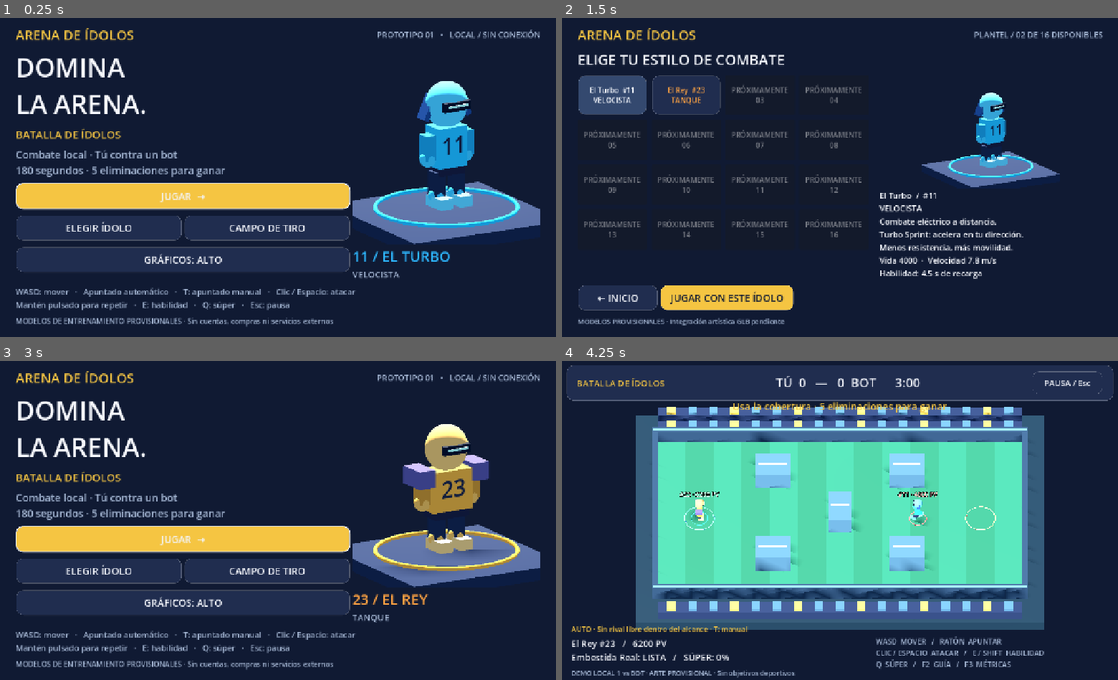
Above: before the commit, frames 1-4 (two rows, left to right).
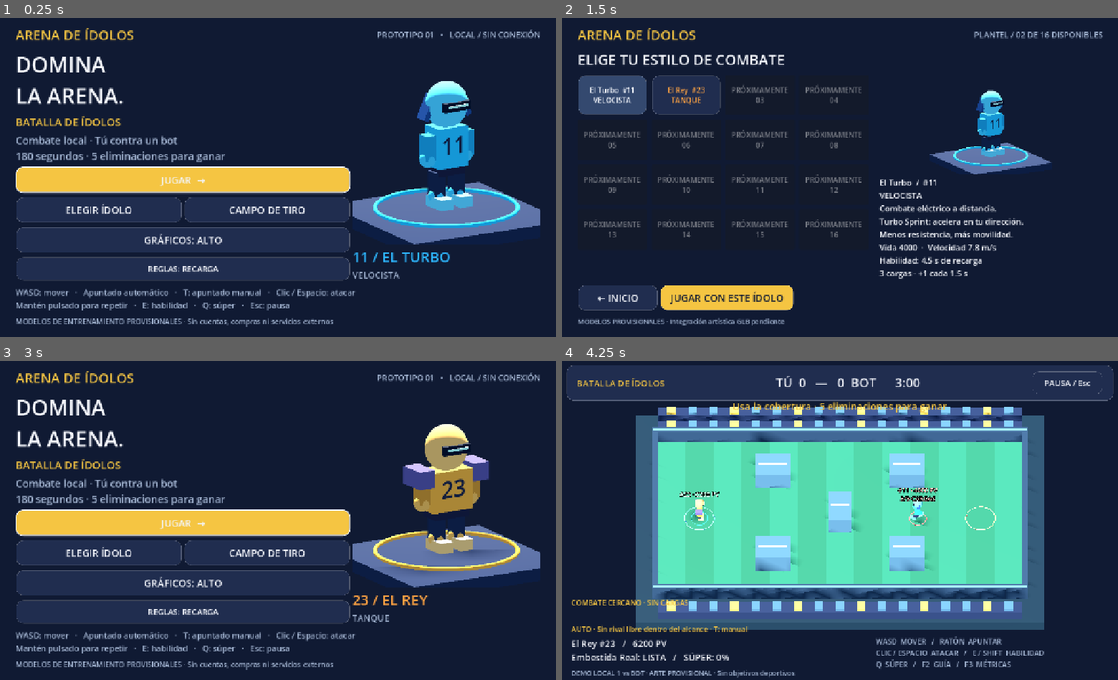
Above: after the commit, the same moments.

Repository: openweb-cl/arena-idol
Game: Godot game, scene res://scenes/menu/main.tscn
Two runs of this game, one before a commit and one after it. Both use one fixed random seed, a clock stepped at 60 frames per second and the inputs below.
Inputs:
- Up to frame 1 (0.25 s): no input
- Up to frame 2 (1.5 s): click "ELEGIR ÍDOLO" at 0.5 s; click "El Turbo #11 VELOCISTA" at 1.25 s
- Up to frame 3 (3 s): click "El Rey #23 TANQUE" at 2 s; click "← INICIO" at 2.75 s
- Up to frame 4 (4.25 s): click "JUGAR →" at 3.5 s

The runs differ from the first frame. In frame 1, 19% of the frame differs, in the area x 2-98%, y 12-97%; in frame 2, 4.3%; in frame 3, 19%; in frame 4, 0.5%.

Commit message:
feat: give Turbo three recharging attacks with shared bot rules and HUD

Diff:
--- /dev/null
+++ b/game/data/ammo/turbo.tres
@@ -0,0 +1,7 @@
+[gd_resource type="Resource" script_class="AmmoDefinition" load_steps=2 format=3]
+[ext_resource type="Script" path="res://scripts/core/ammo_definition.gd" id="1"]
+[resource]
+script = ExtResource("1")
+enabled = true
+capacity = 3
+seconds_per_charge = 1.5
--- a/game/data/characters/turbo.tres
+++ b/game/data/characters/turbo.tres
@@ -1,6 +1,7 @@
-[gd_resource type="Resource" script_class="CharacterDefinition" load_steps=3 format=3]
+[gd_resource type="Resource" script_class="CharacterDefinition" load_steps=4 format=3]
 [ext_resource type="Script" path="res://scripts/core/character_definition.gd" id="1"]
 [ext_resource type="Resource" path="res://data/abilities/turbo.tres" id="2"]
+[ext_resource type="Resource" path="res://data/ammo/turbo.tres" id="3"]
 [resource]
 script = ExtResource("1")
 id = "turbo"
@@ -18,3 +19,4 @@
 projectile_speed = 19.0
 attack_interval = 0.42
 super_damage = 2300
+ammo = ExtResource("3")
--- a/game/scripts/actors/player.gd
+++ b/game/scripts/actors/player.gd
@@ -3,9 +3,12 @@
 signal action_requested(actor: ArenaPlayer, kind: String)
 signal ability_started(actor: ArenaPlayer)
 signal eliminated(actor: ArenaPlayer)
+signal attack_accepted(actor: ArenaPlayer, kind: String)
 @export var definition: CharacterDefinition = preload("res://data/characters/turbo.tres")
 var team := 0
 var health := 0
+var unlimited_ammo := false
+var ammo: AmmoState
 var facing := Vector3.RIGHT
 var command := PlayerCommand.new()
 var cooldown := 0.0
@@ -27,6 +30,7 @@
 
 func _ready() -> void:
 	health = definition.max_health
+	ammo = AmmoState.new(definition.ammo, unlimited_ammo)
 	collision_layer = 2
 	collision_mask = 1 | 2
 	motion_mode = CharacterBody3D.MOTION_MODE_FLOATING
@@ -62,6 +66,7 @@
 			reset_at_spawn()
 		command.clear_actions()
 		return
+	ammo.tick(delta)
 	if command.aim.length() > 0.1:
 		facing = Vector3(command.aim.x, 0, command.aim.y).normalized()
 	if command.ability:
@@ -89,16 +94,21 @@
 	visual.rotation.y = lerp_angle(visual.rotation.y, atan2(-facing.x, -facing.z), minf(1, definition.turn_speed * delta))
 	visual.speed_ratio = minf(1, velocity.length() / definition.speed)
 	health_label.text = "#%d · %d PV" % [definition.number, health]
+	if ammo.limited():
+		health_label.text += "\n" + ("RECARGANDO" if ammo.charges == 0 else "%d/%d CARGAS" % [ammo.charges, ammo.capacity()])
 
 func act(kind: String = "shot") -> bool:
 	if not active or knocked_out or attack_cooldown > 0:
 		return false
 	if kind == "super" and super_charge < 100:
 		return false
+	if kind == "shot" and not ammo.consume():
+		return false
 	attack_cooldown = definition.attack_interval
 	if kind == "super":
 		super_charge = 0
 	visual.trigger("kick")
+	attack_accepted.emit(self, kind)
 	action_requested.emit(self, kind)
 	return true
 
@@ -130,6 +140,7 @@
 	return true
 
 func reset_at_spawn() -> void:
+	ammo.reset()
 	position = spawn_point
 	velocity = Vector3.ZERO
 	command.move = Vector2.ZERO
--- /dev/null
+++ b/game/scripts/combat/ammo_state.gd
@@ -0,0 +1,54 @@
+class_name AmmoState
+extends RefCounted
+## Estado por actor. Recuperación continua de una carga; disparar no reinicia el ciclo.
+var definition: AmmoDefinition
+var unlimited := false
+var charges := 0
+var remaining := 0.0
+var empty_seconds := 0.0
+var empty_periods := 0
+
+func _init(settings: AmmoDefinition = null, unlimited_override: bool = false) -> void:
+	definition = settings
+	unlimited = unlimited_override
+	reset()
+
+func limited() -> bool:
+	return definition != null and definition.enabled and not unlimited
+
+func capacity() -> int:
+	return maxi(1, definition.capacity) if definition != null else 0
+
+func interval() -> float:
+	return maxf(0.1, definition.seconds_per_charge) if definition != null else 1.5
+
+func reset() -> void:
+	charges = capacity()
+	remaining = 0
+
+func consume() -> bool:
+	if not limited():
+		return true
+	if charges <= 0:
+		return false
+	charges -= 1
+	if charges == 0:
+		empty_periods += 1
+	if remaining <= 0:
+		remaining = interval()
+	return true
+
+func tick(delta: float) -> void:
+	if not limited() or charges >= capacity() or delta <= 0:
+		return
+	if charges == 0:
+		empty_seconds += minf(delta, remaining)
+	remaining -= delta
+	while remaining <= 0.000001 and charges < capacity():
+		charges += 1
+		remaining += interval()
+	if charges == capacity():
+		remaining = 0
+
+func progress() -> float:
+	return 1.0 if not limited() or charges == capacity() else clampf(1.0 - remaining / interval(), 0, 1)
--- /dev/null
+++ b/game/scripts/core/ammo_definition.gd
@@ -0,0 +1,5 @@
+class_name AmmoDefinition
+extends Resource
+@export var enabled := true
+@export_range(1, 12, 1) var capacity: int = 3
+@export_range(0.1, 10, 0.1) var seconds_per_charge: float = 1.5
--- a/game/scripts/core/character_definition.gd
+++ b/game/scripts/core/character_definition.gd
@@ -24,6 +24,7 @@
 @export_range(1, 8, 0.1) var super_radius: float = 4.0
 @export_range(5, 50, 1) var charge_per_hit: float = 25.0
 @export var ability: AbilityDefinition
+@export var ammo: AmmoDefinition
 @export_group("Arte / integración Claude Code")
 @export var model_scene: PackedScene
 @export var model_scale: Vector3 = Vector3.ONE
--- /dev/null
+++ b/game/scripts/core/match_report.gd
@@ -0,0 +1,16 @@
+class_name MatchReport
+extends RefCounted
+## Evidencia de pruebas local, sin cuentas, identificadores personales ni red.
+static func save(data: Dictionary) -> String:
+	var directory := "user://playtests"
+	var result := DirAccess.make_dir_recursive_absolute(ProjectSettings.globalize_path(directory))
+	if result != OK:
+		push_warning("No se pudo crear el directorio de pruebas locales")
+		return ""
+	var path := directory.path_join("match-%d-%d.json" % [Time.get_unix_time_from_system(), Time.get_ticks_usec()])
+	var file := FileAccess.open(path, FileAccess.WRITE)
+	if file == null:
+		push_warning("No se pudo guardar el informe de partida")
+		return ""
+	file.store_string(JSON.stringify(data, "\t"))
+	return path
--- a/game/scripts/core/session.gd
+++ b/game/scripts/core/session.gd
@@ -1,3 +1,5 @@
 class_name GameSession
 extends RefCounted
 static var selected: CharacterDefinition = preload("res://data/characters/turbo.tres")
+
+static var reload_enabled := true
--- a/game/scripts/modes/arena.gd
+++ b/game/scripts/modes/arena.gd
@@ -3,6 +3,7 @@
 const PLAYER_SCENE := preload("res://scenes/actors/player.tscn")
 enum Phase { PLAYING, PAUSED, FINISHED }
 @export var training_mode := false
+@export var laboratory_unlimited_ammo := false
 @export var auto_target_enabled := true
 @export var config: MatchConfig = preload("res://data/match.tres")
 var phase := Phase.PLAYING
@@ -30,6 +31,11 @@
 var mouse_aim := false
 var aim_position := Vector2.ZERO
 var impacts := 0
+var basic_attacks: Array[int] = [0, 0]
+var super_attacks: Array[int] = [0, 0]
+var damage_events: Array[int] = [0, 0]
+var close_seconds: Array[float] = [0, 0]
+var report_path := ""
 var last_message_at := 0.0
 
 func _ready() -> void:
@@ -75,6 +81,7 @@
 	var actor: ArenaPlayer = PLAYER_SCENE.instantiate()
 	actor.definition = def
 	actor.team = team
+	actor.unlimited_ammo = laboratory_unlimited_ammo or not GameSession.reload_enabled
 	actor.respawn_duration = config.respawn_seconds
 	actor.spawn_point = point
 	actor.position = point
@@ -83,6 +90,7 @@
 	actor.action_requested.connect(on_action)
 	actor.ability_started.connect(on_ability)
 	actor.eliminated.connect(on_eliminated)
+	actor.attack_accepted.connect(on_attack_accepted)
 	actors.append(actor)
 	return actor
 
@@ -118,6 +126,11 @@
 			bot.position = bot.spawn_point
 		else:
 			brain.update(bot, human, projectiles, delta)
+		if not human.knocked_out and not bot.knocked_out:
+			for actor: ArenaPlayer in [human, bot]:
+				var rival := bot if actor == human else human
+				if actor.definition.attack_type == "Melee" and actor.position.distance_to(rival.position) <= actor.definition.attack_range and brain.line_clear(actor, rival):
+					close_seconds[actor.team] += delta
 		for actor: ArenaPlayer in [human, bot]:
 			actor.position.x = clampf(actor.position.x, -12.5, 12.5)
 			actor.position.z = clampf(actor.position.z, -6.5, 6.5)
@@ -146,7 +159,7 @@
 	if training_mode:
 		hud.scoreboard.text = "CAMPO DE TIRO · REY INMÓVIL"
 		hud.diagnostics.visible = true
-		hud.diagnostics.text = "1 Corta · 2 Media · 3 Larga · 4 Cobertura · 5 Fuera de alcance
+		hud.diagnostics.text = "1 Corta · 2 Media · 3 Larga · 4 Cobertura · 5 Fuera de alcance · L: munición libre
 %s | Rey: %d PV | F2: guía %s
 Impactos %d · Cobertura %d · Alcance %d
 %s" % [TRAINING_CASES[training_case], bot.health, "ON" if show_aim_guide else "OFF", shot_counts.get("impacto", 0), shot_counts.get("cobertura", 0), shot_counts.get("alcance", 0), shot_summary()]
@@ -191,6 +204,12 @@
 		KEY_ESCAPE: toggle_pause()
 		KEY_F3: hud.show_metrics = not hud.show_metrics
 		KEY_F2: show_aim_guide = not show_aim_guide
+		KEY_L:
+			if training_mode and phase == Phase.PLAYING:
+				laboratory_unlimited_ammo = not laboratory_unlimited_ammo
+				for actor in actors:
+					actor.ammo.unlimited = laboratory_unlimited_ammo or not GameSession.reload_enabled
+					actor.ammo.reset()
 		KEY_T:
 			auto_target_enabled = not auto_target_enabled
 			auto_target = null
@@ -245,6 +264,7 @@
 		return
 	if target.take_damage(damage, push):
 		impacts += 1
+		damage_events[source.team] += 1
 		source.super_charge = minf(100, source.super_charge + source.definition.charge_per_hit)
 		spawn_effect(target, "hit", Color("ffbb85"))
 
@@ -302,6 +322,7 @@
 	human.visual.celebration = rules.scores[0] > rules.scores[1]
 	bot.visual.celebration = rules.scores[1] > rules.scores[0]
 	hud.update_state(rules, human)
+	call_deferred("save_report")
 	hud.show_overlay(rules.result(), "Eliminaciones: %d — %d\nBatalla de entrenamiento local" % rules.scores, false)
 
 func on_projectile_resolved(projectile: CombatProjectile, reason: String, at: Vector3) -> void:
@@ -346,3 +367,19 @@
 	mouse_aim = false
 	hud.message.text = "Prueba %s · 1–5 cambian ejercicio · F2 alterna guía" % TRAINING_CASES[training_case]
 	last_message_at = elapsed
+
+func on_attack_accepted(actor: ArenaPlayer, kind: String) -> void:
+	if kind == "shot":
+		basic_attacks[actor.team] += 1
+	else:
+		super_attacks[actor.team] += 1
+
+func report_data() -> Dictionary:
+	var participants: Array[Dictionary] = []
+	for actor: ArenaPlayer in [human, bot]:
+		participants.append({"character": actor.definition.id, "team": actor.team, "controller": "human" if actor == human else "bot", "limited_ammo": actor.ammo.limited(), "capacity": actor.ammo.capacity(), "seconds_per_charge": actor.ammo.interval(), "basic_attacks": basic_attacks[actor.team], "super_attacks": super_attacks[actor.team], "damage_events": damage_events[actor.team], "empty_seconds": actor.ammo.empty_seconds, "empty_periods": actor.ammo.empty_periods, "melee_opportunity_seconds": close_seconds[actor.team]})
+	return {"schema": 1, "configuration": "reload-p1-v1" if GameSession.reload_enabled else "reference-pr3", "map": "prisma-a", "engine": Engine.get_version_info().string, "aim_mode": "auto" if auto_target_enabled else "manual", "scores": rules.scores.duplicate(), "elapsed_seconds": elapsed, "participants": participants}
+
+func save_report() -> void:
+	if not training_mode and report_path.is_empty():
+		report_path = MatchReport.save(report_data())
--- a/game/scripts/ui/hud.gd
+++ b/game/scripts/ui/hud.gd
@@ -13,6 +13,9 @@
 var metrics: Label
 var diagnostics: Label
 var assist_status: Label
+var ammo_title: Label
+var ammo_cells: HBoxContainer
+var ammo_progress: ProgressBar
 var show_metrics := false
 
 func _ready() -> void:
@@ -54,6 +57,20 @@
 	metrics = ArenaStyle.label("", 17, ArenaStyle.GOLD)
 	metrics.position = Vector2(40, 120)
 	root.add_child(metrics)
+	var ammo_panel := VBoxContainer.new()
+	ammo_panel.position = Vector2(40, 536)
+	ammo_panel.size.x = 300
+	ammo_panel.mouse_filter = Control.MOUSE_FILTER_IGNORE
+	root.add_child(ammo_panel)
+	ammo_title = ArenaStyle.label("", 16, ArenaStyle.GOLD)
+	ammo_panel.add_child(ammo_title)
+	ammo_cells = HBoxContainer.new()
+	ammo_panel.add_child(ammo_cells)
+	ammo_progress = ProgressBar.new()
+	ammo_progress.custom_minimum_size = Vector2(270, 6)
+	ammo_progress.show_percentage = false
+	ammo_progress.max_value = 1.0
+	ammo_panel.add_child(ammo_progress)
 	assist_status = ArenaStyle.label("", 16, ArenaStyle.GOLD)
 	assist_status.position = Vector2(40, 595)
 	assist_status.mouse_filter = Control.MOUSE_FILTER_IGNORE
@@ -87,6 +104,25 @@
 	overlay.hide()
 
 func update_state(rules: MatchRules, player: ArenaPlayer) -> void:
+	var limited := player.ammo.limited()
+	var count := player.ammo.capacity() if limited else 0
+	while ammo_cells.get_child_count() > count:
+		var cell := ammo_cells.get_child(ammo_cells.get_child_count() - 1)
+		ammo_cells.remove_child(cell)
+		cell.queue_free()
+	while ammo_cells.get_child_count() < count:
+		var cell := ColorRect.new()
+		cell.custom_minimum_size = Vector2(32, 8)
+		cell.mouse_filter = Control.MOUSE_FILTER_IGNORE
+		ammo_cells.add_child(cell)
+	for i in count:
+		(ammo_cells.get_child(i) as ColorRect).color = ArenaStyle.GOLD if i < player.ammo.charges else ArenaStyle.PANEL
+	ammo_cells.visible = limited
+	ammo_progress.visible = limited
+	ammo_progress.value = player.ammo.progress()
+	ammo_title.text = "CARGAS %d/%d" % [player.ammo.charges, count] if limited else ("MUNICIÓN DE REFERENCIA: SIN LÍMITE" if player.definition.ammo != null else "COMBATE CERCANO · SIN CARGAS")
+	if limited and player.ammo.charges < count:
+		ammo_title.text += " · %s %.1f s" % ["RECARGANDO" if player.ammo.charges == 0 else "+1 EN", player.ammo.remaining]
 	var seconds := ceili(rules.remaining)
 	scoreboard.text = "TÚ  %d   —   %d  BOT      %d:%02d" % [rules.scores[0], rules.scores[1], seconds / 60, seconds % 60]
 	var ability_text := "LISTA" if player.cooldown <= 0 else "%.1f s" % player.cooldown
--- a/game/scripts/ui/menu.gd
+++ b/game/scripts/ui/menu.gd
@@ -47,9 +47,9 @@
 	page.add_child(body)
 	var left := VBoxContainer.new()
 	left.size_flags_horizontal = Control.SIZE_EXPAND_FILL
-	left.add_theme_constant_override("separation", 12)
+	left.add_theme_constant_override("separation", 8)
 	body.add_child(left)
-	left.add_child(ArenaStyle.label("DOMINA\nLA ARENA.", 58))
+	left.add_child(ArenaStyle.label("DOMINA\nLA ARENA.", 48))
 	left.add_child(ArenaStyle.label("BATALLA DE ÍDOLOS", 24, ArenaStyle.GOLD))
 	left.add_child(ArenaStyle.label("Combate local · Tú contra un bot\n%d segundos · %d eliminaciones para ganar" % [match_settings.duration_seconds, match_settings.target_eliminations], 23, ArenaStyle.MUTED))
 	var play := ArenaStyle.button("JUGAR  →", true)
@@ -72,6 +72,14 @@
 		graphics.text = "GRÁFICOS: " + ("BAJO" if GraphicsSettings.low else "ALTO")
 		GraphicsSettings.apply(preview.get_viewport(), preview_light)
 	)
+	var rules := ArenaStyle.button("REGLAS: " + ("RECARGA" if GameSession.reload_enabled else "REFERENCIA SIN RECARGA"))
+	left.add_child(rules)
+	rules.pressed.connect(func() -> void:
+		GameSession.reload_enabled = not GameSession.reload_enabled
+		rules.text = "REGLAS: " + ("RECARGA" if GameSession.reload_enabled else "REFERENCIA SIN RECARGA")
+	)
+	rules.add_theme_font_size_override("font_size", 18)
+	rules.custom_minimum_size.y = 42
 	play.grab_focus()
 	var hero := VBoxContainer.new()
 	hero.custom_minimum_size.x = 420
@@ -138,6 +146,8 @@
 		preview.definition = def
 		parent.add_child(preview)
 	detail.text = "%s  /  #%d\n%s\n%s\nVida %d  ·  Velocidad %.1f m/s\nHabilidad: %.1f s de recarga" % [def.display_name, def.number, def.role, def.description, def.max_health, def.speed, def.ability.cooldown]
+	if def.ammo != null and def.ammo.enabled:
+		detail.text += "\n%d cargas · +1 cada %.1f s" % [def.ammo.capacity, def.ammo.seconds_per_charge]
 
 func start_match() -> void:
 	get_tree().change_scene_to_file("res://scenes/arena/arena.tscn")
--- /dev/null
+++ b/game/tests/capture_reload.gd
@@ -0,0 +1,45 @@
+extends SceneTree
+var output := "/tmp/arena-reload"
+
+func _initialize() -> void:
+	DirAccess.make_dir_recursive_absolute(output)
+	call_deferred("run")
+
+func frames(count: int) -> void:
+	for i in count:
+		await process_frame
+		await RenderingServer.frame_post_draw
+
+func capture(name: String) -> void:
+	if root.get_texture().get_image().save_png(output.path_join(name + ".png")) != OK:
+		push_error("No se pudo guardar " + name)
+		quit(1)
+	print("CAPTURE ", name)
+
+func run() -> void:
+	var menu: Control = load("res://scenes/menu/main.tscn").instantiate()
+	root.add_child(menu)
+	await frames(4)
+	capture("01-menu-reload-rules")
+	menu.queue_free()
+	await frames(1)
+	var arena: IdolArena = load("res://scenes/training/projectile_range.tscn").instantiate()
+	root.add_child(arena)
+	current_scene = arena
+	arena.set_training_case(2)
+	await frames(4)
+	capture("02-three-charges")
+	var event := InputEventMouseButton.new()
+	event.position = arena.camera.unproject_position(arena.bot.global_position + Vector3.UP)
+	event.button_index = MOUSE_BUTTON_LEFT
+	event.pressed = true
+	root.push_input(event, true)
+	await frames(65)
+	event.pressed = false
+	root.push_input(event, true)
+	capture("03-empty-reloading")
+	await frames(30)
+	capture("04-one-charge-restored")
+	arena.queue_free()
+	await process_frame
+	quit()
--- /dev/null
+++ b/game/tests/test_ammo.gd
@@ -0,0 +1,156 @@
+extends SceneTree
+var passed := 0
+var failed := 0
+
+func _initialize() -> void:
+	call_deferred("run")
+
+func check(ok: bool, title: String) -> void:
+	if ok:
+		passed += 1
+		print("PASS ", title)
+	else:
+		failed += 1
+		push_error("FAIL " + title)
+
+func frames(count: int) -> void:
+	for i in count:
+		await physics_frame
+		await process_frame
+
+func run() -> void:
+	var settings := AmmoDefinition.new()
+	var state := AmmoState.new(settings)
+	check(state.charges == 3 and state.remaining == 0, "depósito inicial lleno y temporizador inactivo")
+	check(state.consume() and state.charges == 2, "un ataque consume una carga")
+	state.tick(0.5)
+	state.consume()
+	check(is_equal_approx(state.remaining, 1.0), "disparar no reinicia el ciclo de recarga")
+	check(state.consume() and not state.consume() and state.charges == 0, "vacío rechaza consumo sin cargas negativas")
+	state.tick(0.99)
+	check(state.charges == 0, "no regenera anticipadamente")
+	state.tick(0.01)
+	check(state.charges == 1 and is_equal_approx(state.remaining, 1.5), "recupera una carga al cumplir 1,5 segundos")
+	state.tick(6)
+	check(state.charges == 3 and state.remaining == 0 and state.progress() == 1, "paso grande recupera hasta capacidad y detiene reloj")
+	state.consume()
+	state.reset()
+	check(state.charges == 3 and state.remaining == 0, "reset restaura depósito y ciclo")
+	state.unlimited = true
+	for i in 20: state.consume()
+	check(state.charges == 3 and not state.limited(), "referencia ilimitada no consume")
+	var no_ammo := AmmoState.new()
+	check(no_ammo.consume() and not no_ammo.limited(), "héroe sin recurso no hereda restricción")
+
+	GameSession.reload_enabled = true
+	var arena: IdolArena = load("res://scenes/training/projectile_range.tscn").instantiate()
+	root.add_child(arena)
+	current_scene = arena
+	arena.set_physics_process(false)
+	arena.human.set_physics_process(false)
+	arena.bot.set_physics_process(false)
+	await frames(2)
+	var player := arena.human
+	check(player.ammo.limited() and not arena.bot.ammo.limited(), "Turbo limitado y Rey sin munición")
+	player.active = false
+	check(not player.act() and player.ammo.charges == 3, "actor inactivo no consume")
+	player.active = true
+	check(player.act() and player.ammo.charges == 2, "ataque aceptado crea proyectil y consume")
+	check(not player.act() and player.ammo.charges == 2, "rechazo por cadencia no consume")
+	player.attack_cooldown = 0
+	player.act()
+	player.attack_cooldown = 0
+	player.act()
+	await frames(3)
+	var count := arena.projectiles.size()
+	var phase_before := player.visual.action_time
+	player.attack_cooldown = 0
+	check(not player.act() and arena.projectiles.size() == count and player.visual.action_time == phase_before, "vacío no crea proyectil ni reinicia animación")
+	player.super_charge = 100
+	check(player.act("super") and player.super_charge == 0 and player.ammo.charges == 0, "súper disponible con depósito vacío e independiente")
+	check(player.ability() and player.ammo.charges == 0, "sprint no consume ni exige cargas")
+	player.active = true
+	player.set_physics_process(true)
+	arena.toggle_pause()
+	var remaining := player.ammo.remaining
+	await frames(20)
+	check(player.ammo.remaining == remaining, "pausa congela recarga")
+	arena.toggle_pause()
+	await frames(90)
+	check(player.ammo.charges == 1, "reanudar recupera exactamente una carga")
+	player.invulnerable = 0
+	player.take_damage(99999)
+	await frames(245)
+	check(not player.knocked_out and player.ammo.charges == 3 and player.ammo.remaining == 0, "reaparición repone todas las cargas")
+	arena.hud.update_state(arena.rules, player)
+	check(arena.hud.ammo_cells.get_child_count() == 3 and arena.hud.ammo_title.text.contains("3/3"), "HUD muestra tres segmentos y cantidad")
+	var data := arena.report_data()
+	check(data.participants[0].empty_periods == 1 and data.participants[0].empty_seconds > 0, "informe registra periodos y tiempo sin munición")
+	var path := MatchReport.save(data)
+	var saved: Dictionary = JSON.parse_string(FileAccess.get_file_as_string(path))
+	check(saved.schema == 1 and saved.participants[0].character == "turbo", "informe JSON local recuperable")
+	arena.queue_free()
+	await process_frame
+
+	# Bot y jugador comparten implementación y configuración, no sólo disparo visual.
+	GameSession.selected = CharacterCatalog.AVAILABLE[1]
+	arena = load("res://scenes/arena/arena.tscn").instantiate()
+	root.add_child(arena)
+	arena.set_physics_process(false)
+	arena.human.set_physics_process(false)
+	arena.bot.set_physics_process(false)
+	await frames(2)
+	check(arena.bot.ammo.limited() and arena.bot.ammo.capacity() == 3 and not arena.human.ammo.limited(), "bot Turbo recibe el mismo recurso; Rey humano no")
+	for i in 3:
+		arena.bot.attack_cooldown = 0
+		arena.bot.act()
+	arena.bot.attack_cooldown = 0
+	check(not arena.bot.act() and arena.bot.ammo.charges == 0, "bot tampoco dispara sin cargas")
+	arena.bot.ammo.tick(1.5)
+	check(arena.bot.act() and arena.bot.ammo.charges == 0, "bot recupera y consume una carga con las mismas reglas")
+	arena.queue_free()
+	await process_frame
+
+	GameSession.selected = CharacterCatalog.AVAILABLE[0]
+	arena = load("res://scenes/training/projectile_range.tscn").instantiate()
+	root.add_child(arena)
+	await frames(3)
+	var mouse := InputEventMouseButton.new()
+	mouse.button_index = MOUSE_BUTTON_LEFT
+	mouse.position = arena.camera.unproject_position(arena.bot.global_position + Vector3.UP)
+	mouse.pressed = true
+	root.push_input(mouse, true)
+	await frames(174)
+	mouse.pressed = false
+	root.push_input(mouse, true)
+	await frames(10)
+	check(arena.basic_attacks[0] == 4 and arena.bot.health == 6200 - 4 * 850, "sostener disparo respeta cargas durante varias recargas")
+	arena.auto_target_enabled = true
+	arena.set_training_case(4)
+	var accepted := arena.basic_attacks[0]
+	mouse.pressed = true
+	root.push_input(mouse, true)
+	await frames(10)
+	mouse.pressed = false
+	root.push_input(mouse, true)
+	check(arena.human.ammo.charges == 3 and arena.basic_attacks[0] == accepted, "AUTO sin blanco válido no consume cargas")
+	var lab := InputEventKey.new()
+	lab.physical_keycode = KEY_L
+	lab.pressed = true
+	root.push_input(lab, true)
+	check(arena.laboratory_unlimited_ammo and not arena.human.ammo.limited(), "L permite aislar regresiones sólo en laboratorio")
+	arena.queue_free()
+	await process_frame
+
+	GameSession.selected = CharacterCatalog.AVAILABLE[0]
+	GameSession.reload_enabled = false
+	arena = load("res://scenes/arena/arena.tscn").instantiate()
+	root.add_child(arena)
+	arena.set_physics_process(false)
+	await frames(2)
+	check(not arena.human.ammo.limited() and arena.report_data().configuration == "reference-pr3", "referencia del menú restaura comportamiento previo")
+	arena.queue_free()
+	await process_frame
+	GameSession.reload_enabled = true
+	print("MUNICIÓN: %d aprobadas; %d fallos" % [passed, failed])
+	quit(0 if failed == 0 else 1)
Not shown, added: game/scripts/combat/ammo_state.gd.uid
Not shown, added: game/scripts/core/ammo_definition.gd.uid
Not shown, added: game/scripts/core/match_report.gd.uid
Not shown, added: game/tests/capture_reload.gd.uid
Not shown, added: game/tests/test_ammo.gd.uid
